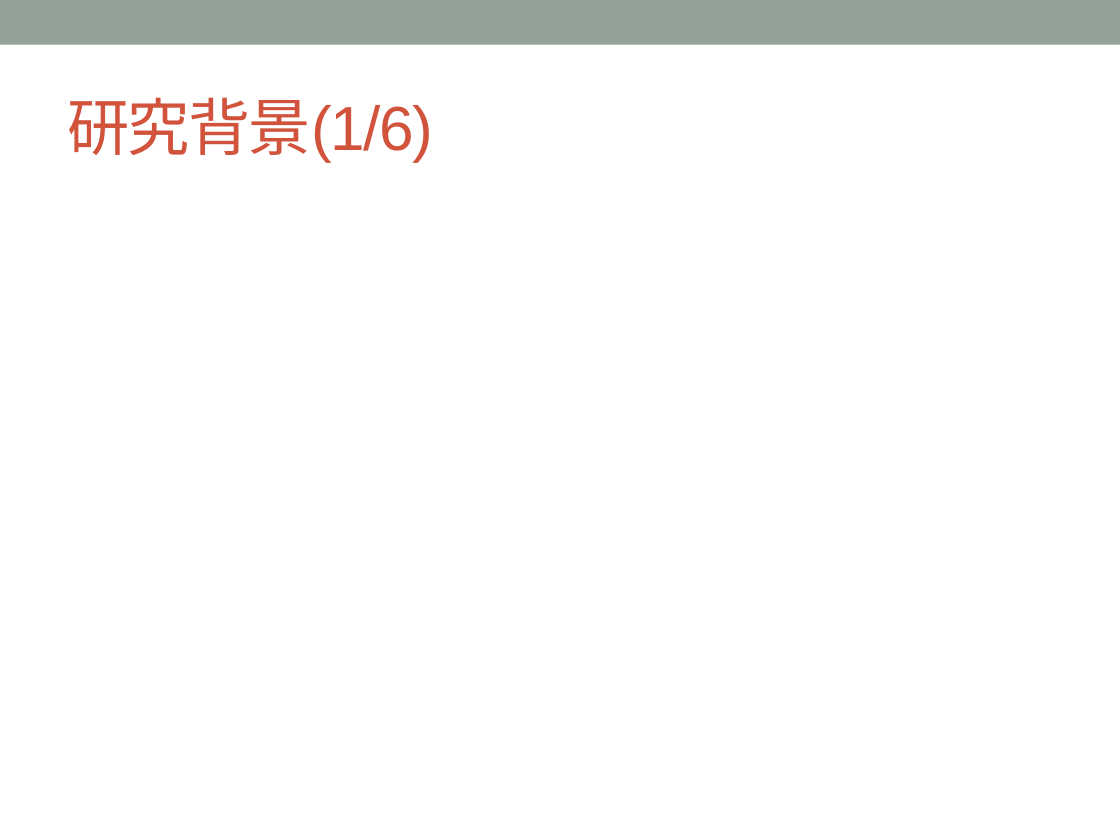
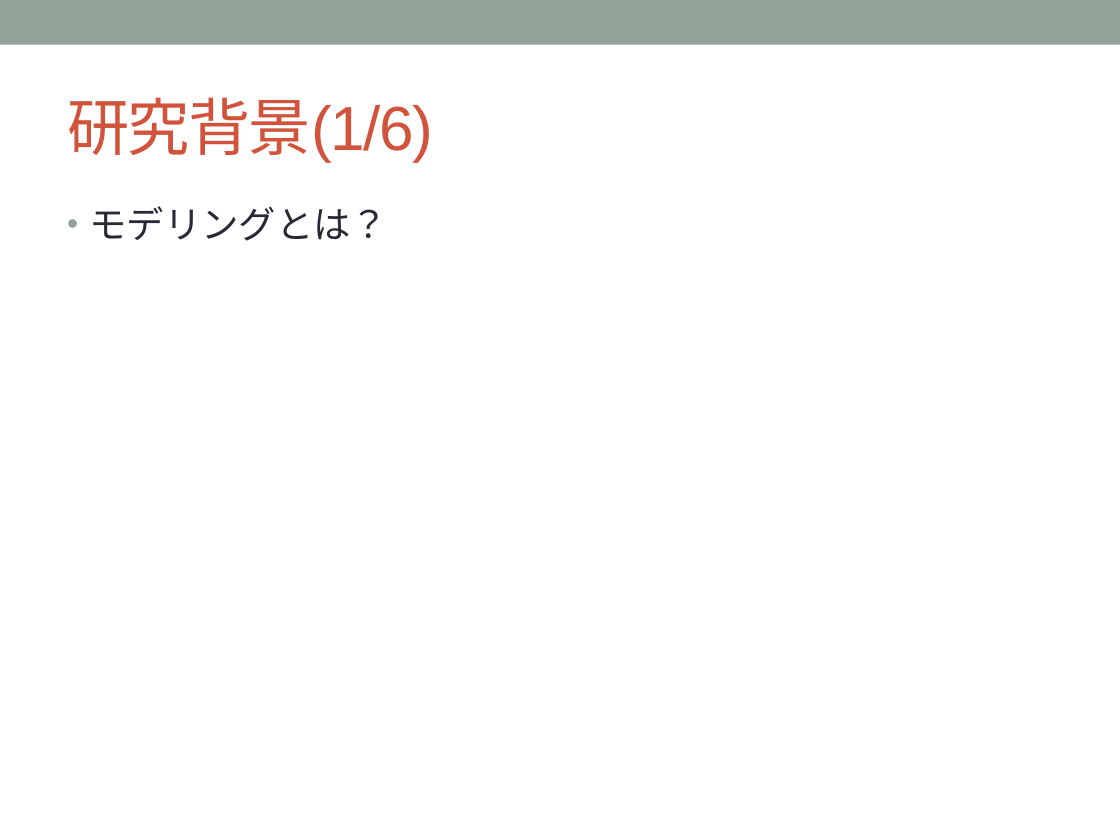
Before and after one commit to YutaNiimura/leJOS-OSEK, a slide deck: slide 3 of 中間発表関連/5I25新村祐太 中間発表スライドver0.1.pptx (slide 4 before the commit). Drawn at 1120x840 pixels with LibreOffice and Linux fonts; fonts in the diff are those of the drawing. Boxes give left, top, right and bottom in pixels: in the first picture for what was removed or moved away, otherwise in the second. Text is boxed around its words. In the diff, an @@ line names an element or a change of style, - is before the commit and + after.

Commit message:
presentation

```diff
--- a/中間発表関連/5I25新村祐太 中間発表スライドver0.1.pptx
+++ b/中間発表関連/5I25新村祐太 中間発表スライドver0.1.pptx
@@ text added at (x1=90, y1=206, x2=389, y2=241), 24 pt, text #292934 @@
+• モデリングとは？
```
Also in this commit, not shown: 6 other slides changed, 1 slide added, 2 slides removed, 5 other files.
